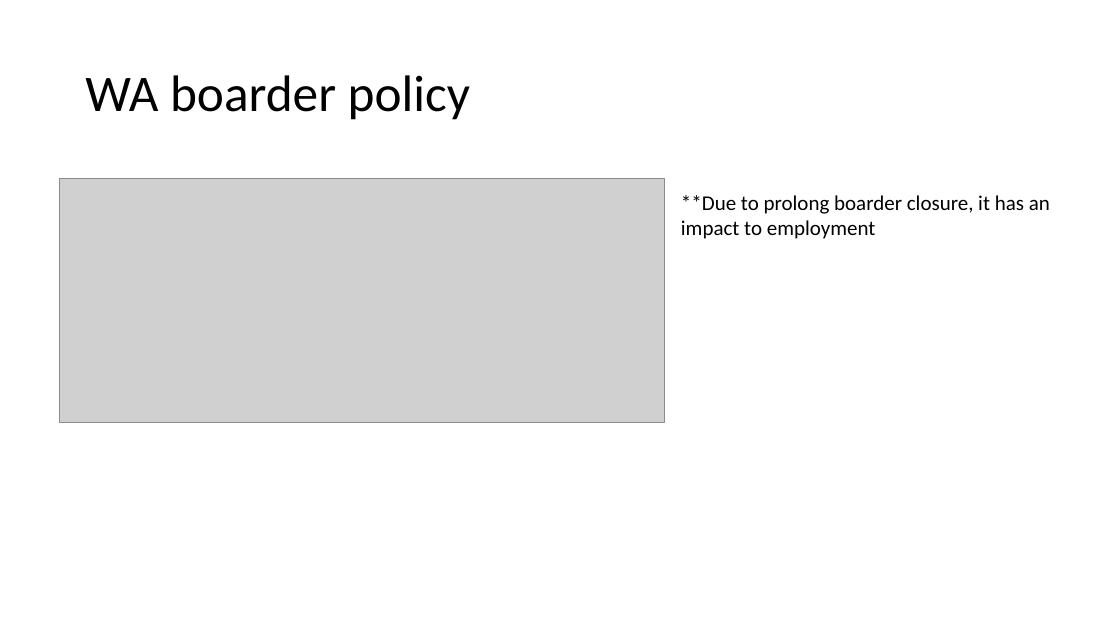
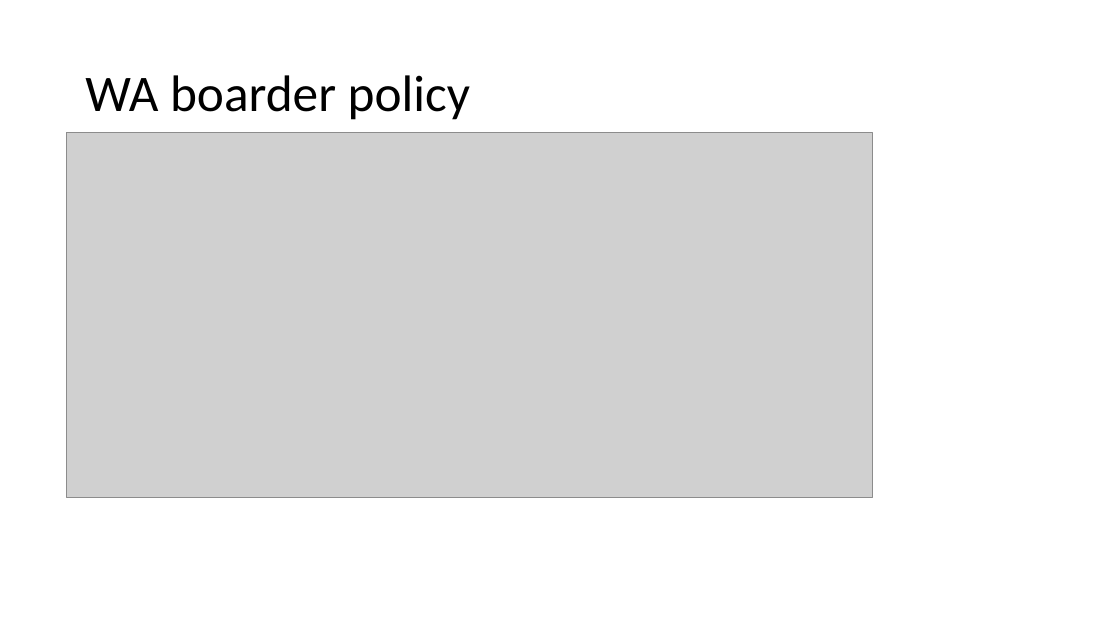
Before and after one commit to CarmenK2/GroupProject1, a slide deck: slide 9 of Presentation_ppt.pptx (slide 10 before the commit). Drawn at 1120x630 pixels with LibreOffice and Linux fonts; fonts in the diff are those of the drawing; grey boxes stand for pictures. Boxes give left, top, right and bottom in pixels: in the first picture for what was removed or moved away, otherwise in the second. Text is boxed around its words. In the diff, an @@ line names an element or a change of style, - is before the commit and + after.

Commit message:
updated ppt

```diff
--- a/Presentation_ppt.pptx
+++ b/Presentation_ppt.pptx
@@ picture added at <box>66,133,872,497</box> @@
@@ picture removed at <box>60,178,665,422</box> @@
@@ text removed at <box>681,195,1050,239</box> @@
-**Due to prolong boarder closure, it has an impact to employment
```
Also in this commit, not shown: 1 other slide changed, 1 slide added, 2 slides removed, 5 other files.
